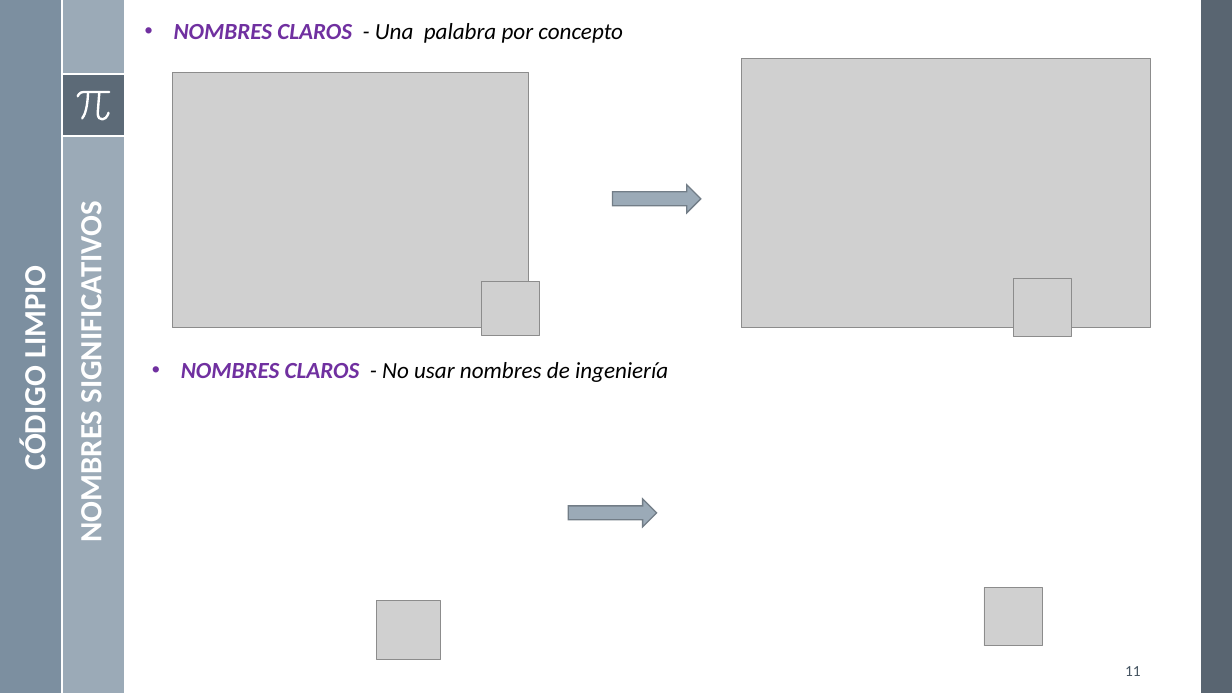
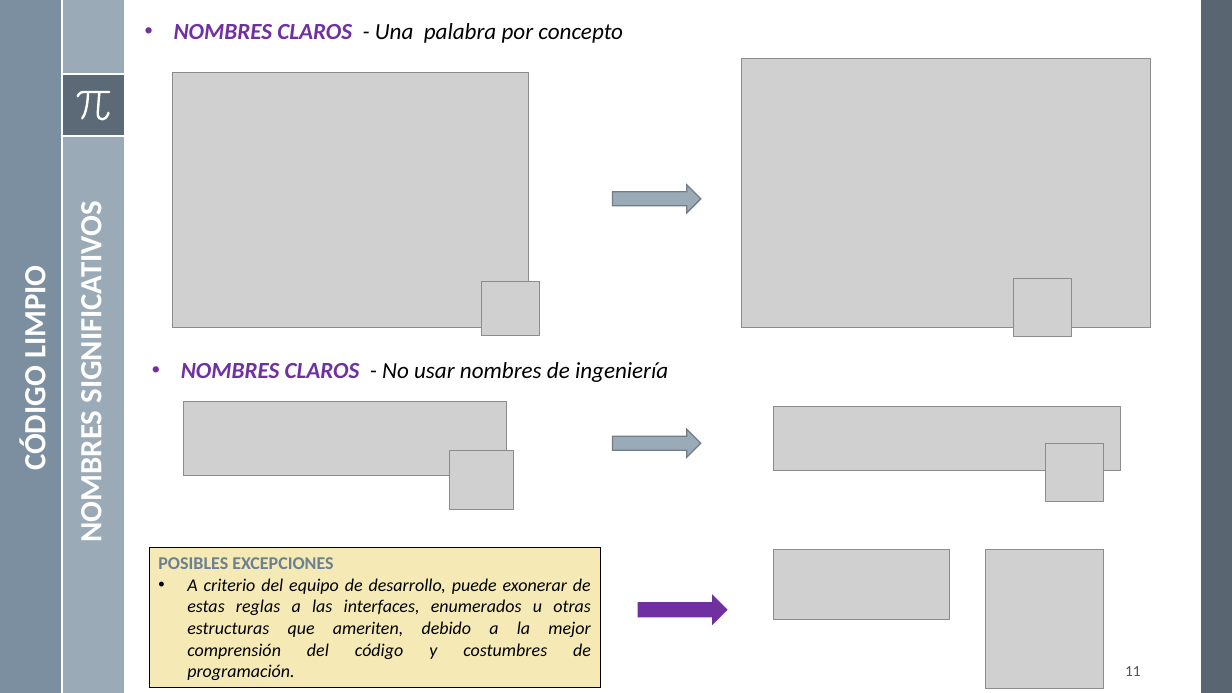
Before and after one commit to mgutierreza/Know, a slide deck: slide 11 of Programacion/POO/POO Buenas Practicas.pptx. Drawn at 1232x693 pixels with LibreOffice and Linux fonts; fonts in the diff are those of the drawing; grey boxes stand for pictures. Boxes give left, top, right and bottom in pixels: in the first picture for what was removed or moved away, otherwise in the second. Text is boxed around its words. In the diff, an @@ line names an element or a change of style, - is before the commit and + after.

```diff
--- a/Programacion/POO/POO Buenas Practicas.pptx
+++ b/Programacion/POO/POO Buenas Practicas.pptx
@@ picture added at box(183, 402, 506, 476) @@
@@ picture added at box(774, 407, 1121, 471) @@
@@ right arrow: place and size @@
-right arrow at box(568, 499, 657, 527)
+right arrow at box(613, 430, 701, 457)
@@ picture: place and size @@
-picture at box(984, 588, 1043, 646)
+picture at box(1045, 444, 1104, 502)
@@ picture: place and size @@
-picture at box(377, 601, 441, 660)
+picture at box(449, 450, 513, 509)
@@ rectangle added at box(150, 547, 601, 687), fill #F5E9B6, outline #000000 0.75 pt, 14 pt, text #000000, italic @@
+POSIBLES EXCEPCIONES
+• A criterio del equipo de desarrollo, puede exonerar de estas reglas a las interfaces, enumerados u otras estructuras que ameriten, debido a la mejor comprensión del código y costumbres de programación.
@@ picture added at box(774, 550, 950, 620) @@
@@ picture added at box(985, 549, 1104, 689) @@
@@ right arrow added at box(639, 596, 727, 624), fill #7030A0, outline #7030A0 1 pt @@
```
Also in this commit, not shown: 4 other slides changed, 10 slides added, 2 other files.
